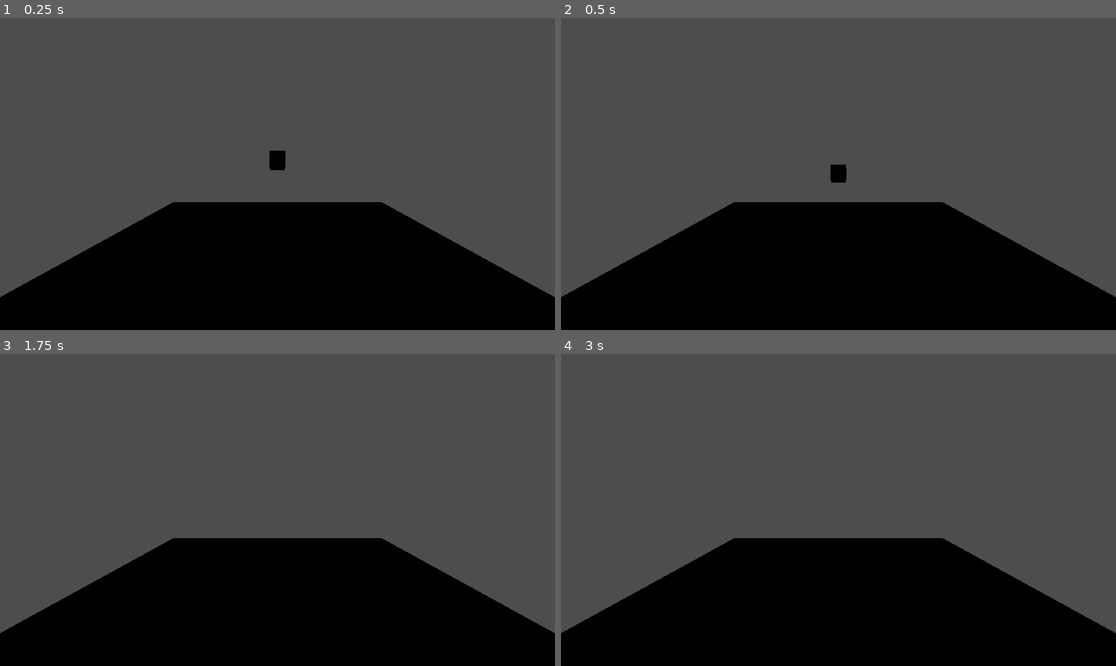
Above: before the commit, frames 1-4 (two rows, left to right).
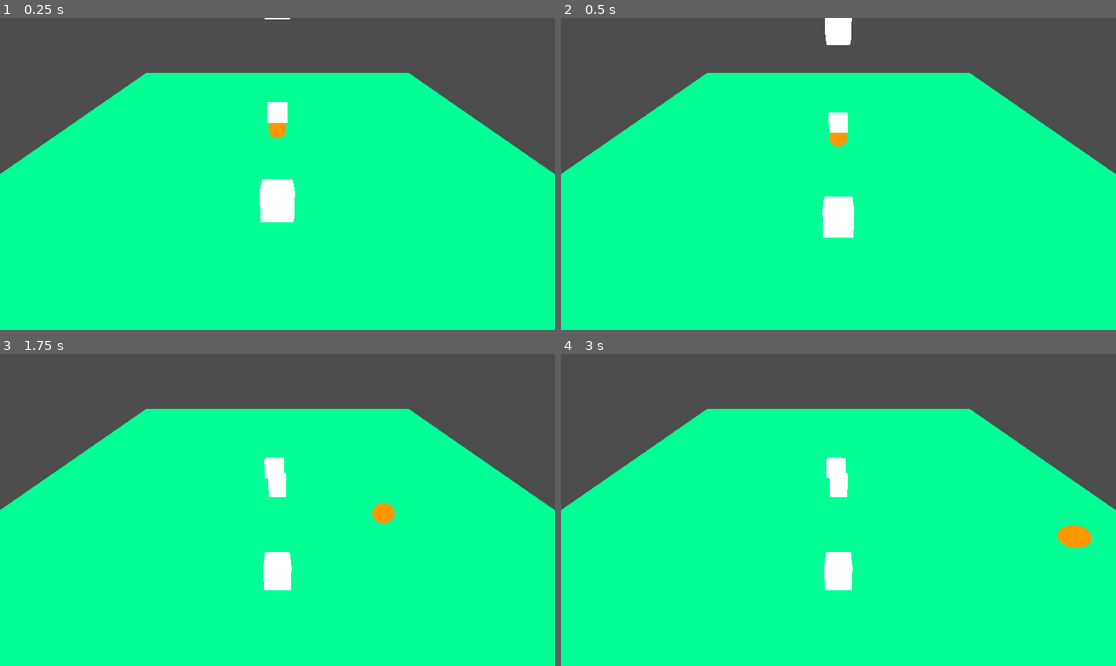
Above: after the commit, the same moments.

Repository: erykmika/ppg-pwr
Game: Godot game, scene res://level.tscn
Same seed, same stepped clock (60 frames per second), same inputs: the game is played once before the commit and once after it.
Inputs:
- Up to frame 1 (0.25 s): no input
- Up to frame 2 (0.5 s): no input
- Up to frame 3 (1.75 s): hold Right (ui_right) 0.53-1.28 s; hold Down (ui_down) from 1.28 s (still down)
- Up to frame 4 (3 s): release Down (ui_down) at 2.03 s; hold Right (ui_right) 2.03-2.78 s; hold Up (ui_up) from 2.78 s (still down)

The runs differ from the first frame. In frame 1, 74% of the frame differs, in the area x 0-100%, y 0-100%; in frame 2, 74%; in frame 3, 74%; in frame 4, 74%.

Commit message:
Add the character

Diff:
--- /dev/null
+++ b/3d/assets/Steve.tscn
@@ -0,0 +1,19 @@
+[gd_scene load_steps=4 format=3 uid="uid://dgjakouyhimvq"]
+
+[sub_resource type="BoxShape3D" id="BoxShape3D_8w7sq"]
+size = Vector3(1, 0.972595, 0.97998)
+
+[sub_resource type="SphereMesh" id="SphereMesh_qntxg"]
+
+[sub_resource type="StandardMaterial3D" id="StandardMaterial3D_p2ilg"]
+albedo_color = Color(0.478431, 0.203922, 0, 1)
+
+[node name="Steve" type="CharacterBody3D"]
+
+[node name="CollisionShape3D" type="CollisionShape3D" parent="."]
+transform = Transform3D(1, 0, 0, 0, 1, 0, 0, 0, 1, 0, -0.0137024, -0.0100098)
+shape = SubResource("BoxShape3D_8w7sq")
+
+[node name="MeshInstance3D" type="MeshInstance3D" parent="."]
+mesh = SubResource("SphereMesh_qntxg")
+surface_material_override/0 = SubResource("StandardMaterial3D_p2ilg")
--- a/3d/level.tscn
+++ b/3d/level.tscn
@@ -1,4 +1,7 @@
-[gd_scene load_steps=5 format=3 uid="uid://bbg5dt08ose4o"]
+[gd_scene load_steps=11 format=3 uid="uid://bbg5dt08ose4o"]
+
+[ext_resource type="PackedScene" uid="uid://dgjakouyhimvq" path="res://assets/Steve.tscn" id="1_clt2u"]
+[ext_resource type="Script" path="res://scripts/Steve.gd" id="2_i7wnb"]
 
 [sub_resource type="BoxShape3D" id="BoxShape3D_kvokp"]
 
@@ -9,6 +12,20 @@
 
 [sub_resource type="BoxMesh" id="BoxMesh_gi5rl"]
 size = Vector3(30, 1, 30)
+
+[sub_resource type="Skin" id="Skin_1k7pd"]
+
+[sub_resource type="StandardMaterial3D" id="StandardMaterial3D_q7tyy"]
+albedo_color = Color(0, 0.407843, 0.2, 1)
+
+[sub_resource type="Sky" id="Sky_vcx88"]
+
+[sub_resource type="Environment" id="Environment_ojxar"]
+sky = SubResource("Sky_vcx88")
+ambient_light_source = 3
+ambient_light_color = Color(1, 1, 1, 1)
+ambient_light_sky_contribution = 0.3
+ambient_light_energy = 13.3
 
 [node name="Level" type="Node3D"]
 
@@ -25,7 +42,7 @@
 skeleton = NodePath("")
 
 [node name="Camera3D" type="Camera3D" parent="."]
-transform = Transform3D(1, 0, 0, 0, 0.989932, 0.141541, 0, -0.141541, 0.989932, 0.00449431, 8.64746, 13.4578)
+transform = Transform3D(1, 0, 0, 0, 0.726934, 0.686707, 0, -0.686707, 0.726934, 0.00449431, 8.05054, 9.91946)
 
 [node name="Floor" type="StaticBody3D" parent="."]
 
@@ -34,6 +51,8 @@
 
 [node name="MeshInstance3D" type="MeshInstance3D" parent="Floor"]
 mesh = SubResource("BoxMesh_gi5rl")
+skin = SubResource("Skin_1k7pd")
+surface_material_override/0 = SubResource("StandardMaterial3D_q7tyy")
 
 [node name="Box2" type="RigidBody3D" parent="."]
 transform = Transform3D(1, 0, 0, 0, 1, 0, 0, 0, 1, 0, 7.90237, 0)
@@ -58,3 +77,10 @@
 visibility_parent = NodePath(".")
 mesh = SubResource("BoxMesh_fo6g6")
 skeleton = NodePath("")
+
+[node name="WorldEnvironment" type="WorldEnvironment" parent="."]
+environment = SubResource("Environment_ojxar")
+
+[node name="Steve" parent="." instance=ExtResource("1_clt2u")]
+transform = Transform3D(1, 0, 0, 0, 1, 0, 0, 0, 1, 0, 2.18153, 0)
+script = ExtResource("2_i7wnb")
--- /dev/null
+++ b/3d/scripts/Steve.gd
@@ -0,0 +1,24 @@
+extends CharacterBody3D
+
+const SPEED = 6
+func _ready():
+	pass
+
+func _physics_process(delta):
+	if Input.is_action_just_pressed("ui_right") and Input.is_action_just_pressed("ui_left"):
+		velocity.x = 0
+	elif Input.is_action_pressed("ui_right"):
+		velocity.x = SPEED
+	elif Input.is_action_pressed("ui_left"):
+		velocity.x = -SPEED
+	else:
+		velocity.x = lerp(velocity.x, 0.0, 0.1)
+	if Input.is_action_just_pressed("ui_up") and Input.is_action_just_pressed("ui_down"):
+		velocity.z = 0
+	elif Input.is_action_pressed("ui_up"):
+		velocity.z = -SPEED
+	elif Input.is_action_pressed("ui_down"):
+		velocity.z = SPEED
+	else:
+		velocity.z = lerp(velocity.z, 0.0, 0.1)
+	move_and_slide()
